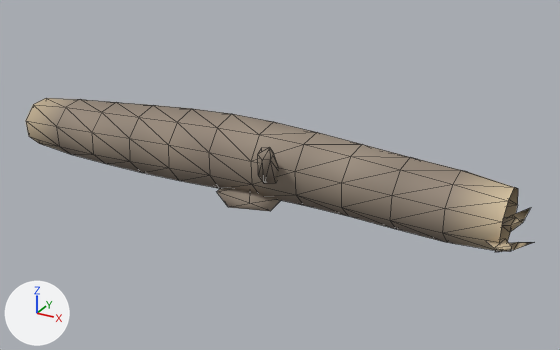
Before and after pictures for a commit that changed the glTF model game/assets/nature/biome/fallen_log_dry.glb.
Rendered twice from a 50 mm lens placed at (4.03, -6.73, 3.71), pointed at (0.28, 0.09, 0.3). The axes (+X, +Y, +Z) are drawn at lower left. The lights are the same throughout. The picture after the commit comes second. Mesh edges are drawn as thin lines. Vertices at exactly the same position are counted once.

Objects in the first picture: 'fallen_log_dry'.
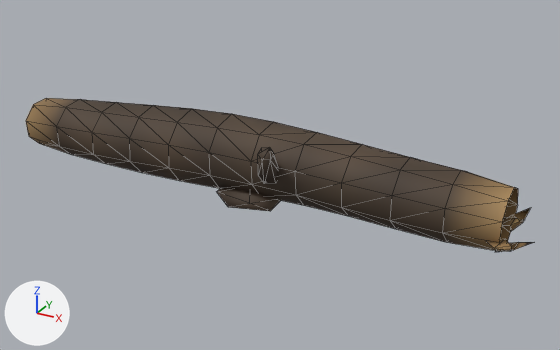
Location of each change, [x1, y1, x2, y2] in pixels of the pictures (560 x 350 px):
part 1 of me_fallen_log_dry, recoloured (darker)
    both: [34, 99, 518, 252]
part 2 of me_fallen_log_dry, recoloured
    both: [26, 98, 530, 252]

The change, as a diff of the scene's bpy script:
```diff
--- a/game/assets/nature/biome/fallen_log_dry.glb.py
+++ b/game/assets/nature/biome/fallen_log_dry.glb.py
@@ me_fallen_log_dry @@
 me_fallen_log_dry.from_pydata(...)  # 152 vertices, 257 faces; spans x -2.9..3.18, y -0.54..0.6, z 0.0..0.86
 # used by ob_fallen_log_dry; location = (-0.14, -0.03, 0.0)
+# me_fallen_log_dry part 1: 206 faces centred in x -2.55..2.91, y -0.49..0.58, z 0.0..0.84 are repainted in the vertex colours; the middle colour goes from brown #938576 to brown #4a3c2e
+# me_fallen_log_dry part 2: 51 faces centred in x -2.9..3.07, y -0.34..0.46, z 0.07..0.71 are repainted in the vertex colours; the middle colour goes from beige #ceba99 to brown #9e7d51
 me_fallen_log_dry.materials.append(mat_biome_vcol)
```
